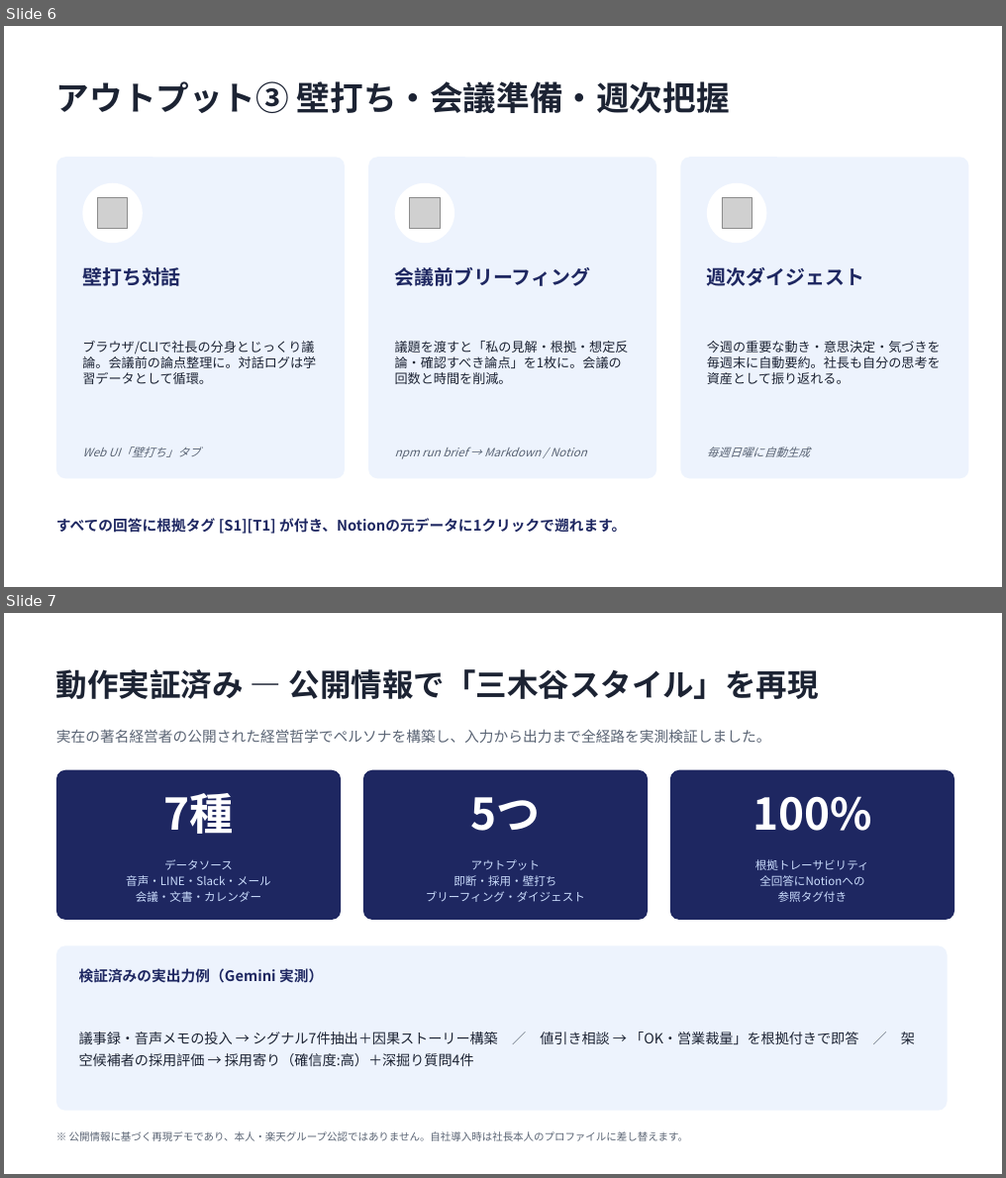
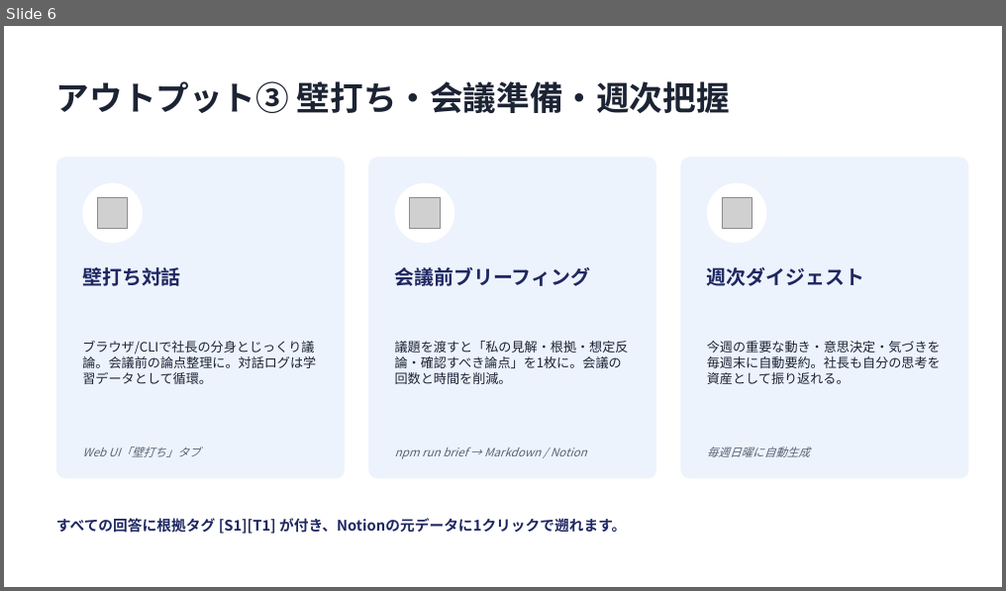
Before and after one commit to oshiyamad-blip/executive-clone-ai, a slide deck: docs/presentation.pptx. Shown one above the other, each under a label of ours: slides 6 and 7 before the commit, slide 6 after it. The pictures are 1006x1178 and 1006x591 pixels, drawn with LibreOffice and Linux fonts; fonts in the diff are those of the drawing; grey boxes stand for pictures. Boxes give left, top, right and bottom in pixels: in the first picture for what was removed or moved away, otherwise in the second. Text is boxed around its words. In the diff, an @@ line names an element or a change of style, - is before the commit and + after.

```diff
--- a/docs/presentation.pptx
+++ b/docs/presentation.pptx
@@ slide 7 removed at (4, 613, 1002, 1174), background #FFFFFF @@
@@ text removed at (56, 669, 819, 699) @@
-動作実証済み — 公開情報で「三木谷スタイル」を再現
@@ text removed at (56, 729, 771, 743) @@
-実在の著名経営者の公開された経営哲学でペルソナを構築し、入力から出力まで全経路を実測検証しました。
@@ rounded rectangle removed at (56, 770, 341, 920) @@
@@ rounded rectangle removed at (363, 770, 648, 920) @@
@@ rounded rectangle removed at (670, 770, 954, 920) @@
@@ text removed at (163, 793, 233, 834) @@
-7種
@@ text removed at (470, 797, 540, 831) @@
-5つ
@@ text removed at (752, 796, 872, 831) @@
-100%
@@ text removed at (126, 860, 271, 902) @@
-データソース
-音声・LINE・Slack・メール
-会議・文書・カレンダー
@@ text removed at (426, 860, 585, 902) @@
-アウトプット
-即断・採用・壁打ち
-ブリーフィング・ダイジェスト
@@ text removed at (755, 860, 869, 902) @@
-根拠トレーサビリティ
-全回答にNotionへの
-参照タグ付き
@@ rounded rectangle removed at (56, 947, 947, 1111) @@
@@ text removed at (79, 968, 323, 983) @@
-検証済みの実出力例（Gemini 実測）
@@ text removed at (79, 1032, 858, 1066) @@
-議事録・音声メモの投入 → シグナル7件抽出＋因果ストーリー構築 ／ 値引き相談 → 「OK・営業裁量」を根拠付きで即答 ／ 架空候補者の採用評価 → 採用寄り（確信度:高）＋深掘り質問4件
@@ text removed at (69, 1132, 688, 1142) @@
-※ 公開情報に基づく再現デモであり、本人・楽天グループ公認ではありません。自社導入時は社長本人のプロファイルに差し替えます。
```
